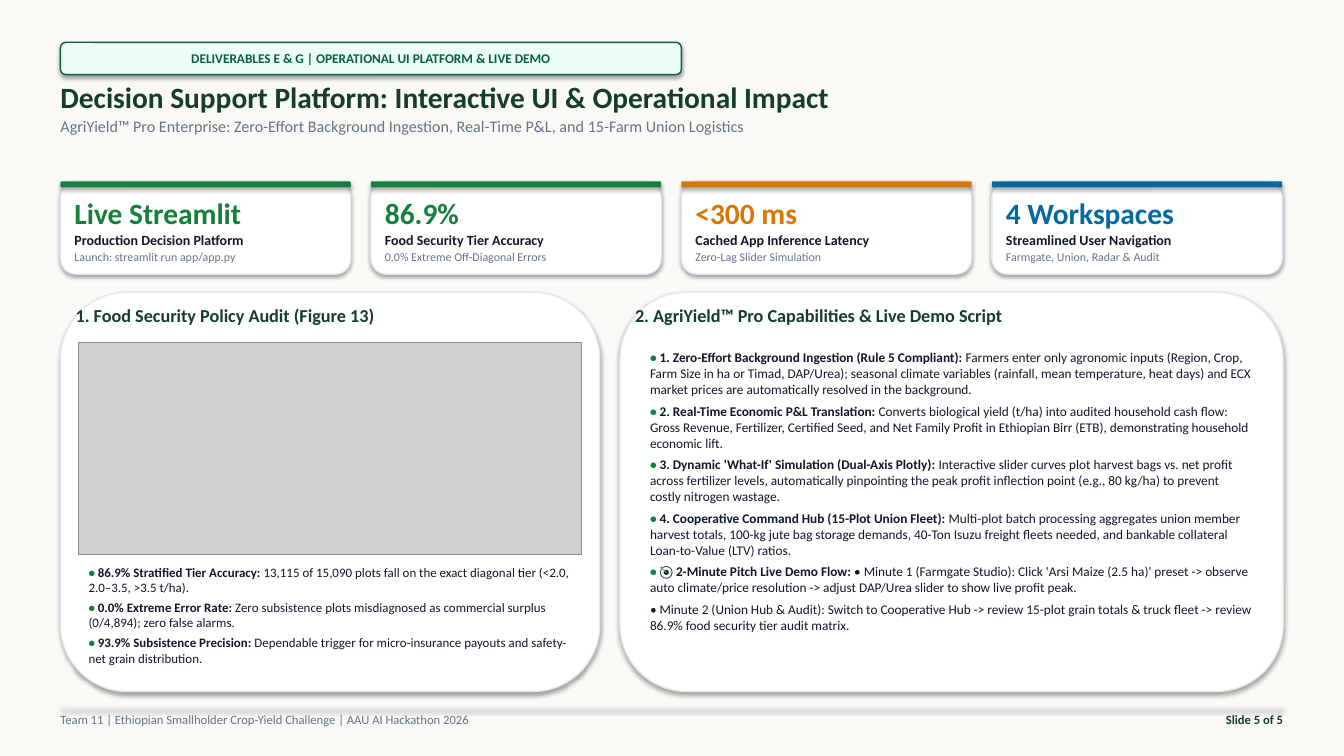
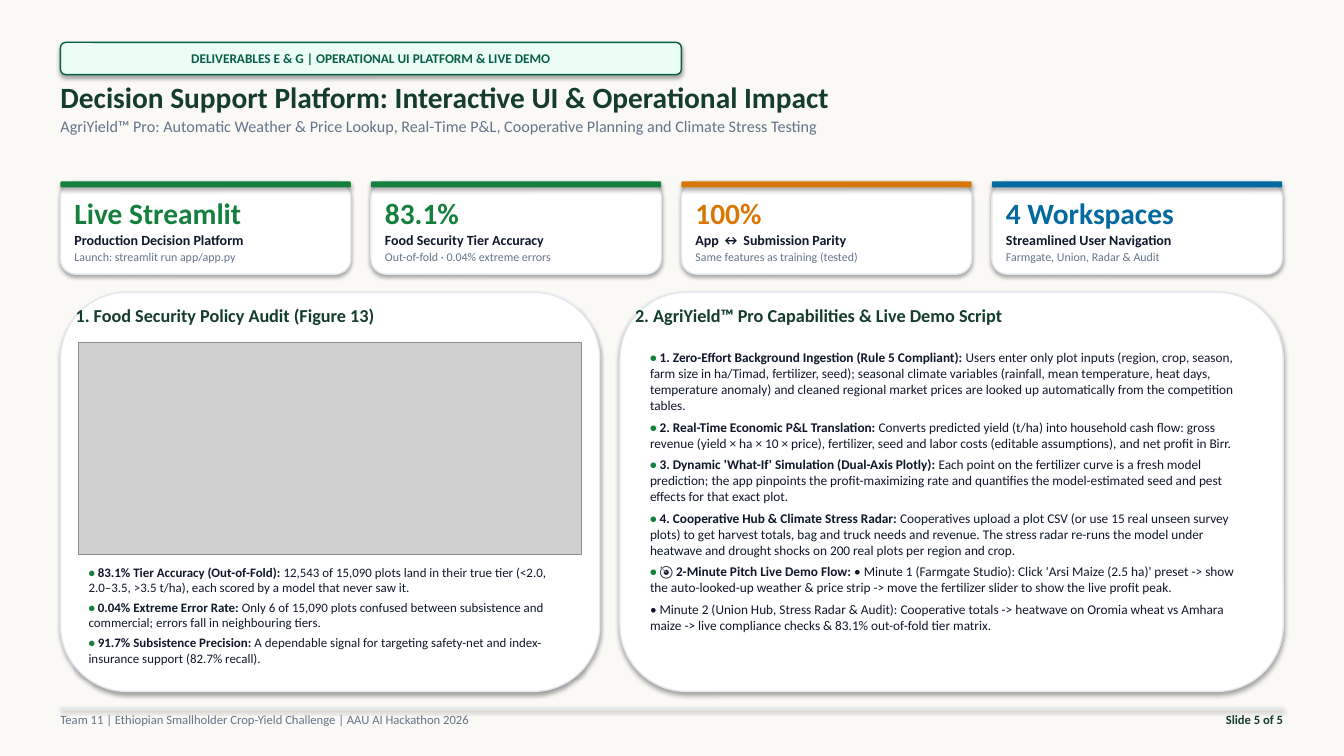
Before and after one commit to seudsahm2/team_11, a slide deck: slide 5 of presentation/team_11_slides.pptx. Drawn at 1344x756 pixels with LibreOffice and Linux fonts; fonts in the diff are those of the drawing; grey boxes stand for pictures. Boxes give left, top, right and bottom in pixels: in the first picture for what was removed or moved away, otherwise in the second. Text is boxed around its words. In the diff, an @@ line names an element or a change of style, - is before the commit and + after.

```diff
--- a/presentation/team_11_slides.pptx
+++ b/presentation/team_11_slides.pptx
@@ text at (60, 121, 817, 135): text changed @@
-AgriYield™ Pro Enterprise: Zero-Effort Background Ingestion, Real-Time P&L, and 15-Farm Union Logistics
+AgriYield™ Pro: Automatic Weather & Price Lookup, Real-Time P&L, Cooperative Planning and Climate Stress Testing
@@ text at (385, 203, 459, 225): text changed @@
-86.9%
+83.1%
@@ text at (695, 203, 858, 263): text changed; size 10 to 8.5 pt; text colour #0F172A to #64748B; bold off @@
-<300 ms
-Cached App Inference Latency
-Zero-Lag Slider Simulation
+100%
+App ↔ Submission Parity
+Same features as training (tested)
@@ text at (385, 253, 551, 261): text changed @@
-0.0% Extreme Off-Diagonal Errors
+Out-of-fold · 0.04% extreme errors
@@ text at (650, 352, 1234, 632): text changed @@
-• 1. Zero-Effort Background Ingestion (Rule 5 Compliant): Farmers enter only agronomic inputs (Region, Crop, Farm Size in ha or Timad, DAP/Urea); seasonal climate variables (rainfall, mean temperature, heat days) and ECX market prices are automatically resolved in the background.
-• 2. Real-Time Economic P&L Translation: Converts biological yield (t/ha) into audited household cash flow: Gross Revenue, Fertilizer, Certified Seed, and Net Family Profit in Ethiopian Birr (ETB), demonstrating household economic lift.
-• 3. Dynamic 'What-If' Simulation (Dual-Axis Plotly): Interactive slider curves plot harvest bags vs. net profit across fertilizer levels, automatically pinpointing the peak profit inflection point (e.g., 80 kg/ha) to prevent costly nitrogen wastage.
-• 4. Cooperative Command Hub (15-Plot Union Fleet): Multi-plot batch processing aggregates union member harvest totals, 100-kg jute bag storage demands, 40-Ton Isuzu freight fleets needed, and bankable collateral Loan-to-Value (LTV) ratios.
-• 🎯 2-Minute Pitch Live Demo Flow: • Minute 1 (Farmgate Studio): Click 'Arsi Maize (2.5 ha)' preset -> observe auto climate/price resolution -> adjust DAP/Urea slider to show live profit peak.
-• Minute 2 (Union Hub & Audit): Switch to Cooperative Hub -> review 15-plot grain totals & truck fleet -> review 86.9% food security tier audit matrix.
+• 1. Zero-Effort Background Ingestion (Rule 5 Compliant): Users enter only plot inputs (region, crop, season, farm size in ha/Timad, fertilizer, seed); seasonal climate variables (rainfall, mean temperature, heat days, temperature anomaly) and cleaned regional market prices are looked up automatically from the competition tables.
+• 2. Real-Time Economic P&L Translation: Converts predicted yield (t/ha) into household cash flow: gross revenue (yield × ha × 10 × price), fertilizer, seed and labor costs (editable assumptions), and net profit in Birr.
+• 3. Dynamic 'What-If' Simulation (Dual-Axis Plotly): Each point on the fertilizer curve is a fresh model prediction; the app pinpoints the profit-maximizing rate and quantifies the model-estimated seed and pest effects for that exact plot.
+• 4. Cooperative Hub & Climate Stress Radar: Cooperatives upload a plot CSV (or use 15 real unseen survey plots) to get harvest totals, bag and truck needs and revenue. The stress radar re-runs the model under heatwave and drought shocks on 200 real plots per region and crop.
+• 🎯 2-Minute Pitch Live Demo Flow: • Minute 1 (Farmgate Studio): Click 'Arsi Maize (2.5 ha)' preset -> show the auto-looked-up weather & price strip -> move the fertilizer slider to show the live profit peak.
+• Minute 2 (Union Hub, Stress Radar & Audit): Cooperative totals -> heatwave on Oromia wheat vs Amhara maize -> live compliance checks & 83.1% out-of-fold tier matrix.
@@ text at (89, 567, 546, 665): text changed @@
-• 86.9% Stratified Tier Accuracy: 13,115 of 15,090 plots fall on the exact diagonal tier (<2.0, 2.0–3.5, >3.5 t/ha).
-• 0.0% Extreme Error Rate: Zero subsistence plots misdiagnosed as commercial surplus (0/4,894); zero false alarms.
-• 93.9% Subsistence Precision: Dependable trigger for micro-insurance payouts and safety-net grain distribution.
+• 83.1% Tier Accuracy (Out-of-Fold): 12,543 of 15,090 plots land in their true tier (<2.0, 2.0–3.5, >3.5 t/ha), each scored by a model that never saw it.
+• 0.04% Extreme Error Rate: Only 6 of 15,090 plots confused between subsistence and commercial; errors fall in neighbouring tiers.
+• 91.7% Subsistence Precision: A dependable signal for targeting safety-net and index-insurance support (82.7% recall).
```
Also in this commit, not shown: 1 other slide changed, 26 other files.
